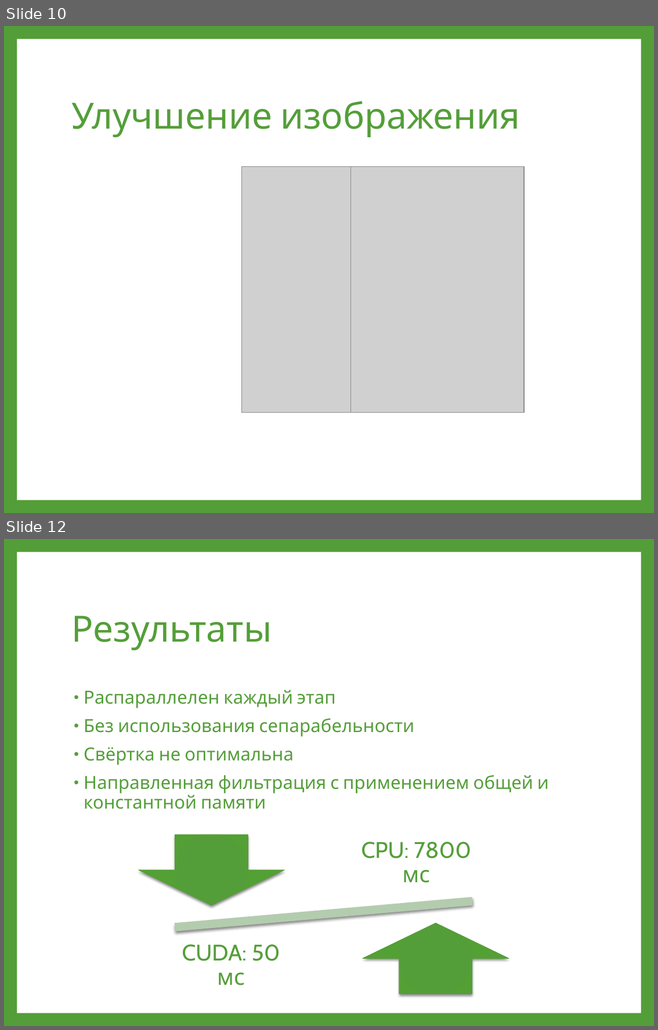
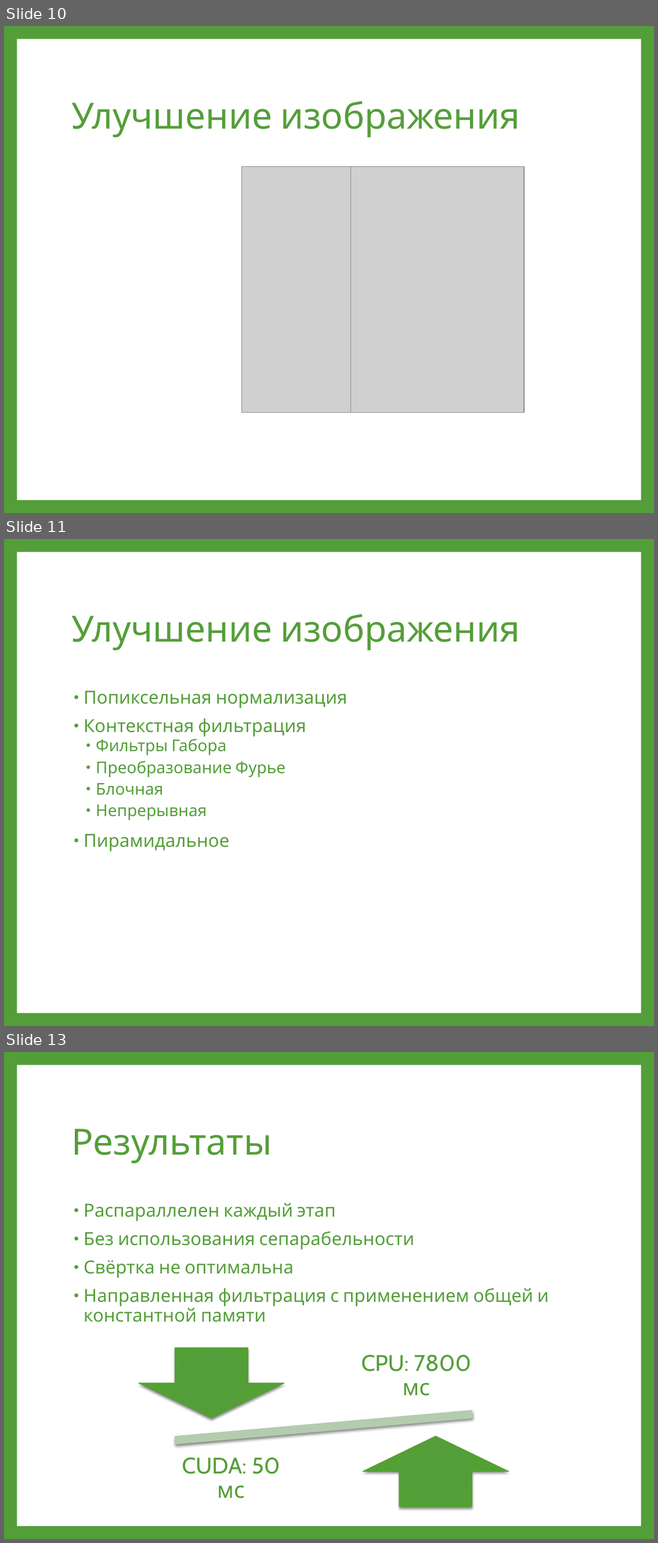
Before and after one commit to swapnilghorpade/cuda-fingerprinting, a slide deck: Publications/15.03.2013 - SPIIRAS/Опыт решения задачи дактилоскопической идентификации с использованием GPGPU.pptx. Shown one above the other, each under a label of ours: slides 10 and 12 before the commit, slides 10, 11 and 13 after it; the slides between them are not shown. The pictures are 658x1030 and 658x1543 pixels, drawn with LibreOffice and Linux fonts; fonts in the diff are those of the drawing; grey boxes stand for pictures. Boxes give left, top, right and bottom in pixels: in the first picture for what was removed or moved away, otherwise in the second. Text is boxed around its words. In the diff, an @@ line names an element or a change of style, - is before the commit and + after.

```diff
--- a/Publications/15.03.2013 - SPIIRAS/Опыт решения задачи дактилоскопической идентификации с использованием GPGPU.pptx
+++ b/Publications/15.03.2013 - SPIIRAS/Опыт решения задачи дактилоскопической идентификации с использованием GPGPU.pptx
@@ slide 11 added at [4, 539, 654, 1026], background #549E39; not listed: 1 template element that a slide beside it also shows @@
@@ title added at [71, 614, 520, 650], 40 pt, text #549E39 @@
+Улучшение изображения
@@ text added at [83, 690, 347, 852], 20 pt, text #549E39 @@
+• Попиксельная нормализация
+• Контекстная фильтрация
+  • Фильтры Габора
+  • Преобразование Фурье
+  • Блочная
+  • Непрерывная
+• Пирамидальное
@@ what was slide 12 is now slide 13 @@
```
Also in this commit, not shown: 4 slides changed, 8 other slides added, 5 slides removed.
